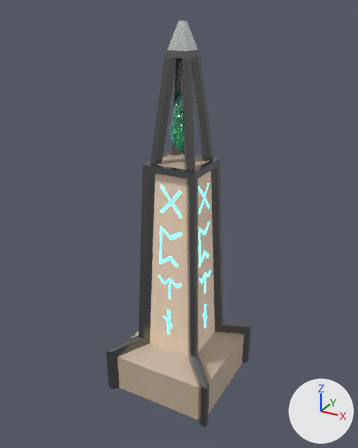
The Blender file Obbo.blend as it was, and as the next commit left it.
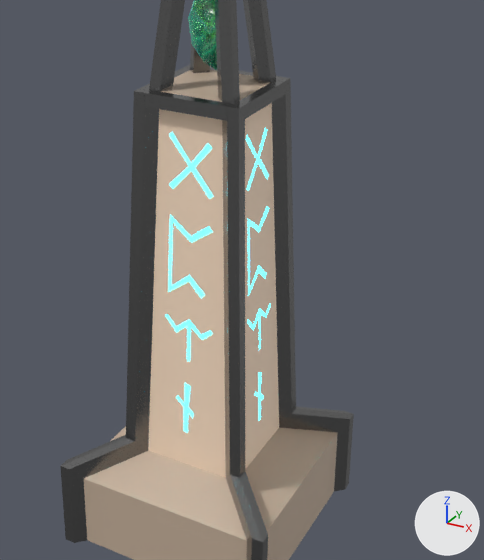
Each version appears first whole from a camera (50 mm lens) standing at (24.3, -44.9, 43.7) and looking at (-0.3, -0.2, 21.3), and next in a close-up on the part from 21% to 88% of the width and 27% to 89% of the height. Every picture has the same lights, and +X, +Y and +Z are marked at lower right.

Names of what the first close-up shows: 'Cube', 'Rune Sides.001', 'Rune Sides.002', 'Sphere'.
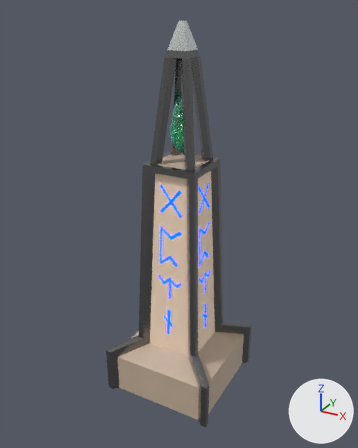
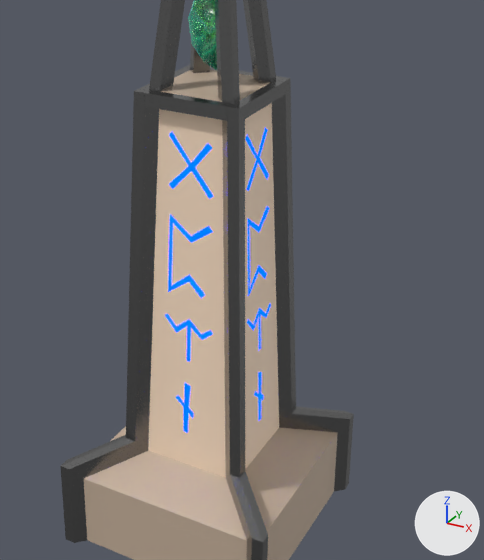
Commit message: Blue change obby

Pixel boxes [x1, y1, x2, y2] of what changed, in the close-ups (484 x 560 px):
```json
{"object": "Rune Sides.001", "change": "recoloured", "before": [162, 128, 223, 436], "after": [162, 128, 223, 436], "on screen": "cyan to blue"}
{"object": "Rune Sides.002", "change": "recoloured", "before": [245, 124, 274, 424], "after": [245, 124, 274, 424], "on screen": "cyan to blue"}
```

Edits to the scene script, one JSON object a line:
```json
{"op": "remove", "block": "mat_blue", "code": "n1 = _N.new('ShaderNodeBsdfPrincipled'); n1.name = 'Principled BSDF'"}
{"op": "remove", "block": "mat_blue", "code": "n1.distribution = 'GGX'"}
{"op": "remove", "block": "mat_blue", "code": "n1.subsurface_method = 'BURLEY'"}
{"op": "remove", "block": "mat_blue", "code": "n1.inputs[0].default_value = (0.0212, 0.429, 0.527, 1.0)  # 'Base Color', cyan #28afc0"}
{"op": "remove", "block": "mat_blue", "code": "n2 = _N.new('ShaderNodeAddShader'); n2.name = 'Add Shader'"}
{"block": "mat_blue", "where": "n3 = _N.new('ShaderNodeEmission'); n3.name = 'Emission'"}
{"op": "set", "path": "n3.inputs[0].default_value", "old": "(0.0212, 0.429, 0.527, 1.0)", "new": "(0.0, 0.0162, 1.0, 1.0)", "note": "'Color', cyan #28afc0 -> 'Color', blue #0022ff"}
{"block": "mat_blue", "where": "n0 = _N.new('ShaderNodeOutputMaterial'); n0.name = 'Material Output'"}
{"op": "remove", "block": "mat_blue", "code": "_L.new(n1.outputs[0], n2.inputs[0])  # 'BSDF' to 'Shader'"}
{"op": "remove", "block": "mat_blue", "code": "_L.new(n2.outputs[0], n0.inputs[0])  # 'Shader' to 'Surface'"}
{"op": "remove", "block": "mat_blue", "code": "_L.new(n3.outputs[0], n2.inputs[1])  # 'Emission' to 'Shader'"}
{"op": "add", "block": "mat_blue", "code": "_L.new(n3.outputs[0], n0.inputs[0])  # 'Emission' to 'Surface'"}
```
